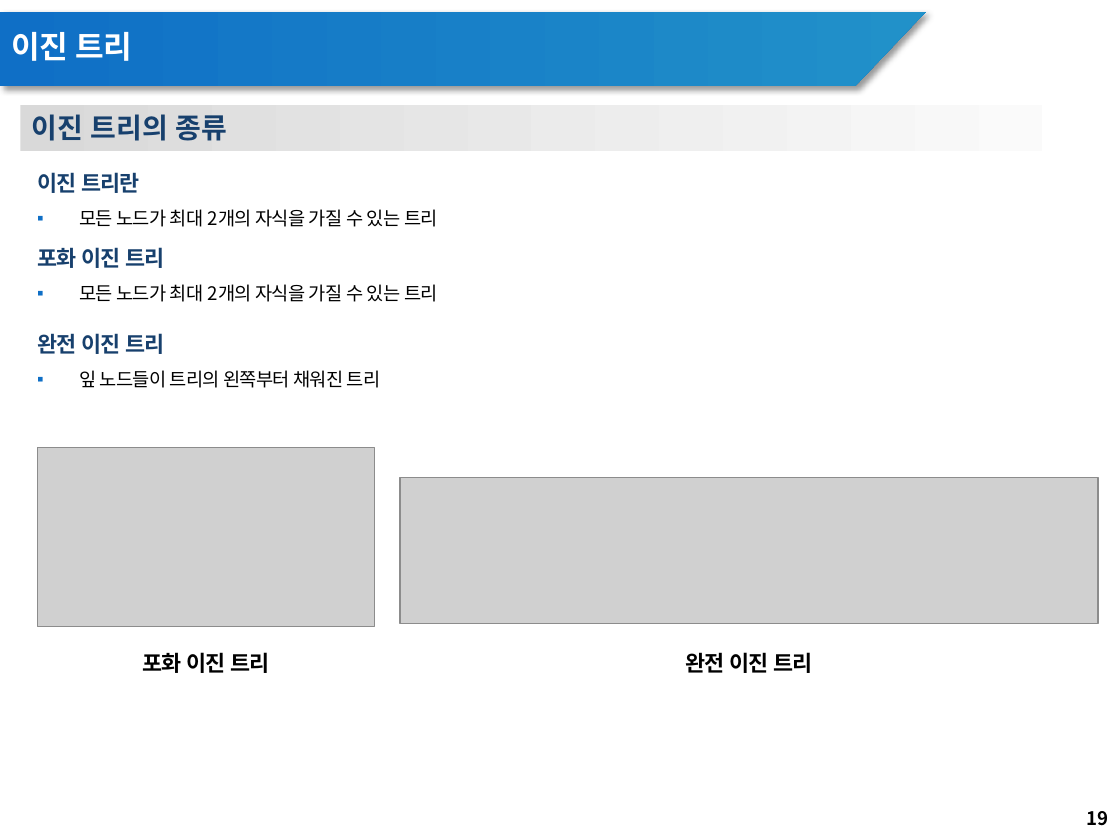
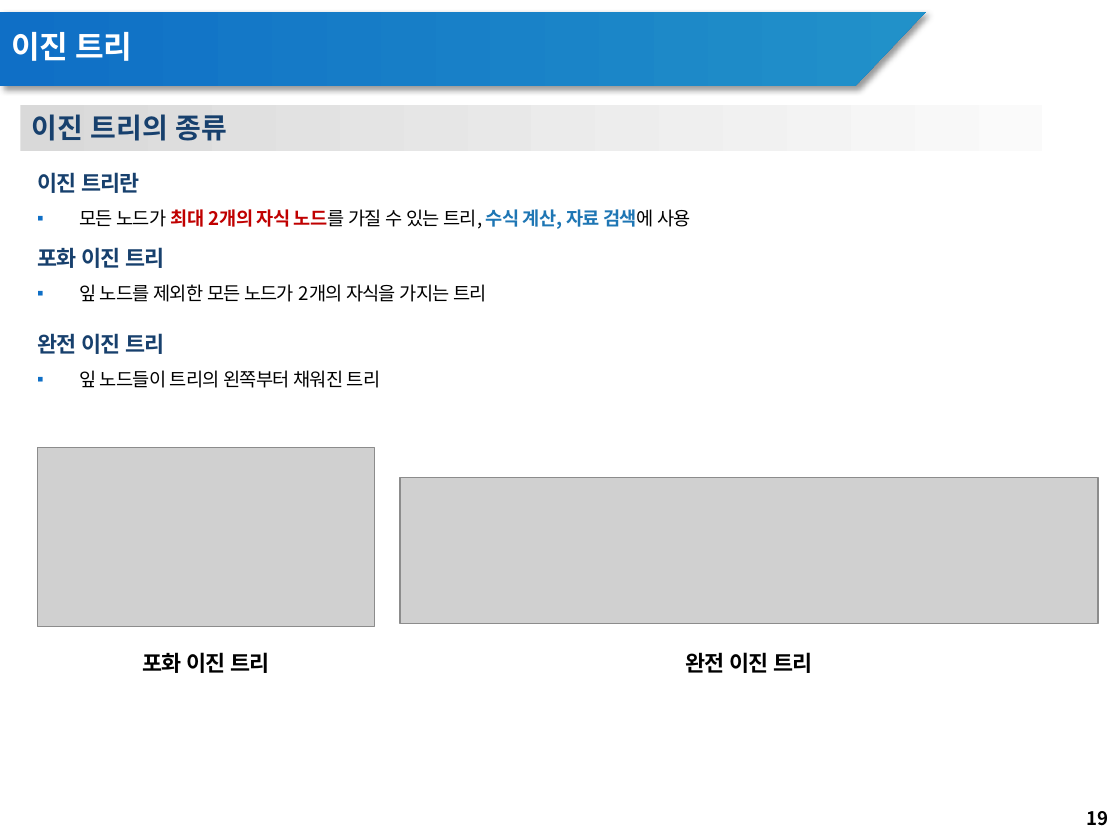
Before and after one commit to RTES-Lab/DataStructure-Study, a slide deck: slide 19 of tree/theory/트리 발표_김주원_조경호.pptx. Drawn at 1120x840 pixels with LibreOffice and Linux fonts; fonts in the diff are those of the drawing; grey boxes stand for pictures; background and template pictures are left out. Boxes give left, top, right and bottom in pixels: in the first picture for what was removed or moved away, otherwise in the second. Text is boxed around its words. In the diff, an @@ line names an element or a change of style, - is before the commit and + after.

```diff
--- a/tree/theory/트리 발표_김주원_조경호.pptx
+++ b/tree/theory/트리 발표_김주원_조경호.pptx
@@ text at (79,209,692,229): text changed; bold on @@
-▪ 모든 노드가 최대 2개의 자식을 가질 수 있는 트리
+▪ 모든 노드가 최대 2개의 자식 노드를 가질 수 있는 트리, 수식 계산, 자료 검색에 사용
@@ text at (79,284,487,302): text changed @@
-▪ 모든 노드가 최대 2개의 자식을 가질 수 있는 트리
+▪ 잎 노드를 제외한 모든 노드가 2개의 자식을 가지는 트리
```
Also in this commit, not shown: 1 other slide changed.
